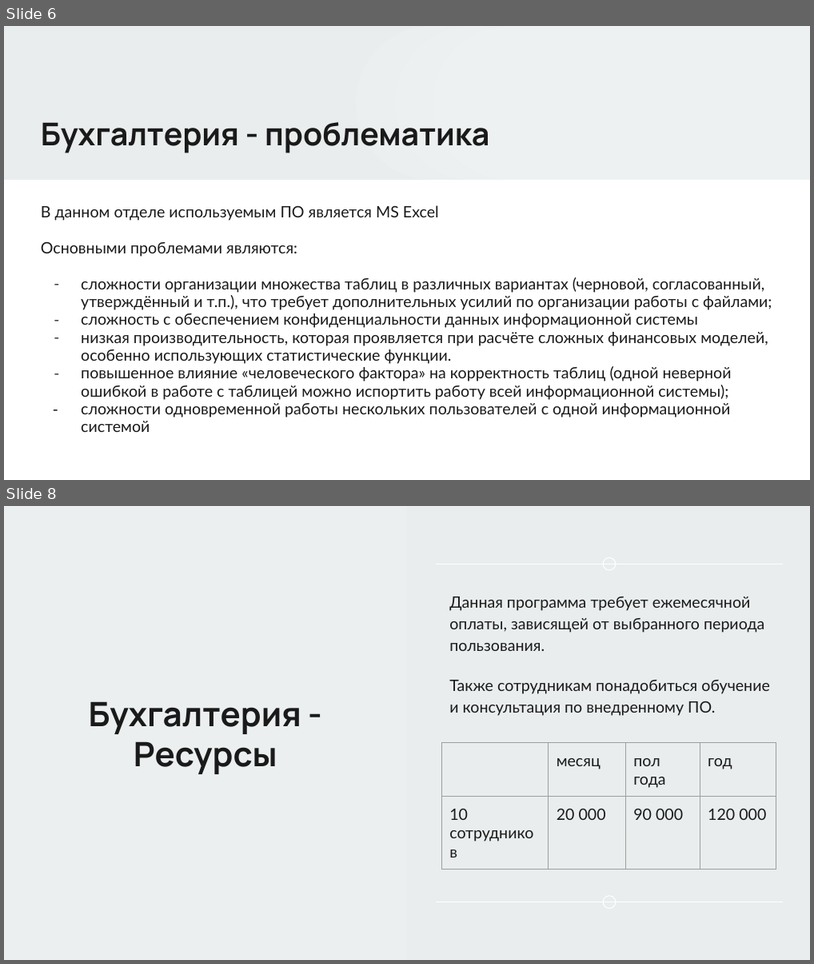
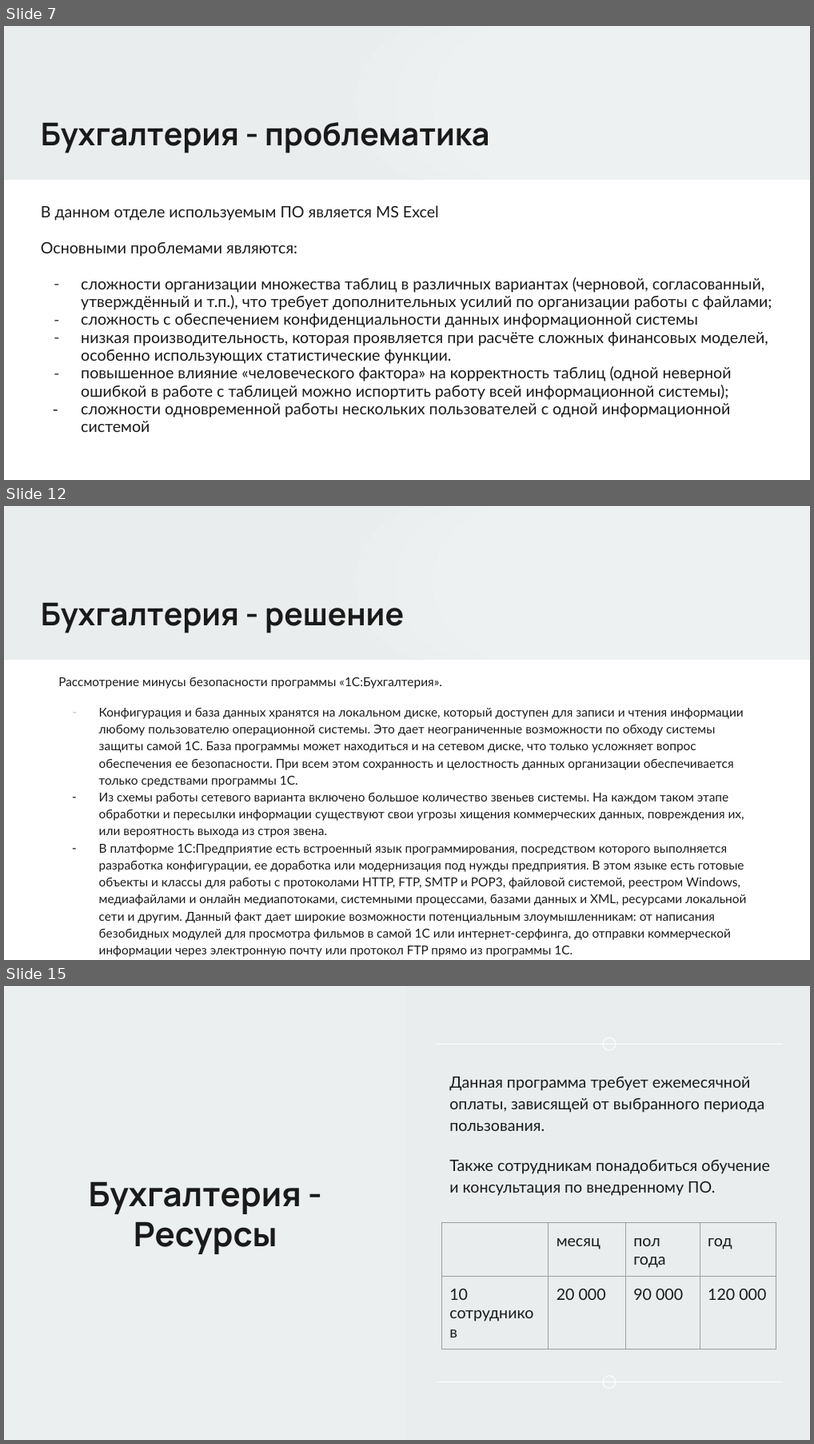
Before and after one commit to Kolonin-Gleb-Studying/SIT, a slide deck: Отчёт об эффективности СИТ студенты/София.pptx. Shown one above the other, each under a label of ours: slides 6 and 8 before the commit, slides 7, 12 and 15 after it; the slides between them are not shown. The pictures are 814x964 and 814x1444 pixels, drawn with LibreOffice and Linux fonts; fonts in the diff are those of the drawing. Boxes give left, top, right and bottom in pixels: in the first picture for what was removed or moved away, otherwise in the second. Text is boxed around its words. In the diff, an @@ line names an element or a change of style, - is before the commit and + after.

Commit message:
Решение 3 КТ

```diff
--- a/Отчёт об эффективности СИТ студенты/София.pptx
+++ b/Отчёт об эффективности СИТ студенты/София.pptx
@@ slide 12 added at (4, 506, 810, 960), background #FFFFFF; not listed: 8 template elements that a slide beside it also shows @@
@@ title added at (41, 602, 404, 633), 28 pt, text #1A1A1A, bold @@
+Бухгалтерия - решение
@@ text added at (58, 677, 746, 956), 11 pt, text #1A1A1A @@
+Рассмотрение минусы безопасности программы «1С:Бухгалтерия».
+– Конфигурация и база данных хранятся на локальном диске, который доступен для записи и чтения информации любому пользователю операционной системы. Это дает неограниченные возможности по обходу системы защиты самой 1С. База программы может находиться и на сетевом диске, что только усложняет вопрос обеспечения ее безопасности. При всем этом сохранность и целостность данных организации обеспечивается только средствами программы 1С.
+– Из схемы работы сетевого варианта включено большое количество звеньев системы. На каждом таком этапе обработки и пересылки информации существуют свои угрозы хищения коммерческих данных, повреждения их, или вероятность выхода из строя звена.
+– В платформе 1С:Предприятие есть встроенный язык программирования, посредством которого выполняется разработка конфигурации, ее доработка или модернизация под нужды предприятия. В этом языке есть готовые объекты и классы для работы с протоколами HTTP, FTP, SMTP и POP3, файловой системой, реестром Windows, медиафайлами и онлайн медиапотоками, системными процессами, базами данных и XML, ресурсами локальной сети и другим. Данный факт дает широкие возможности потенциальным злоумышленникам: от написания безобидных модулей для просмотра фильмов в самой 1С или интернет-серфинга, до отправки коммерческой информации через электронную почту или протокол FTP прямо из программы 1С.
@@ what was slide 6 is now slide 7 @@
@@ what was slide 8 is now slide 15 @@
```
Also in this commit, not shown: 4 slides changed, 22 other slides added, 1 slide removed, 3 other files.
